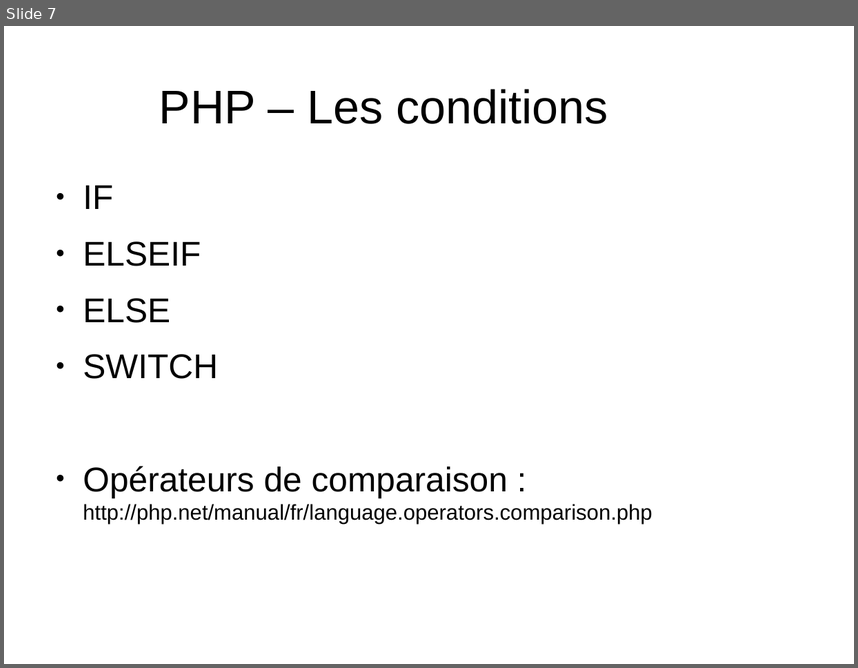
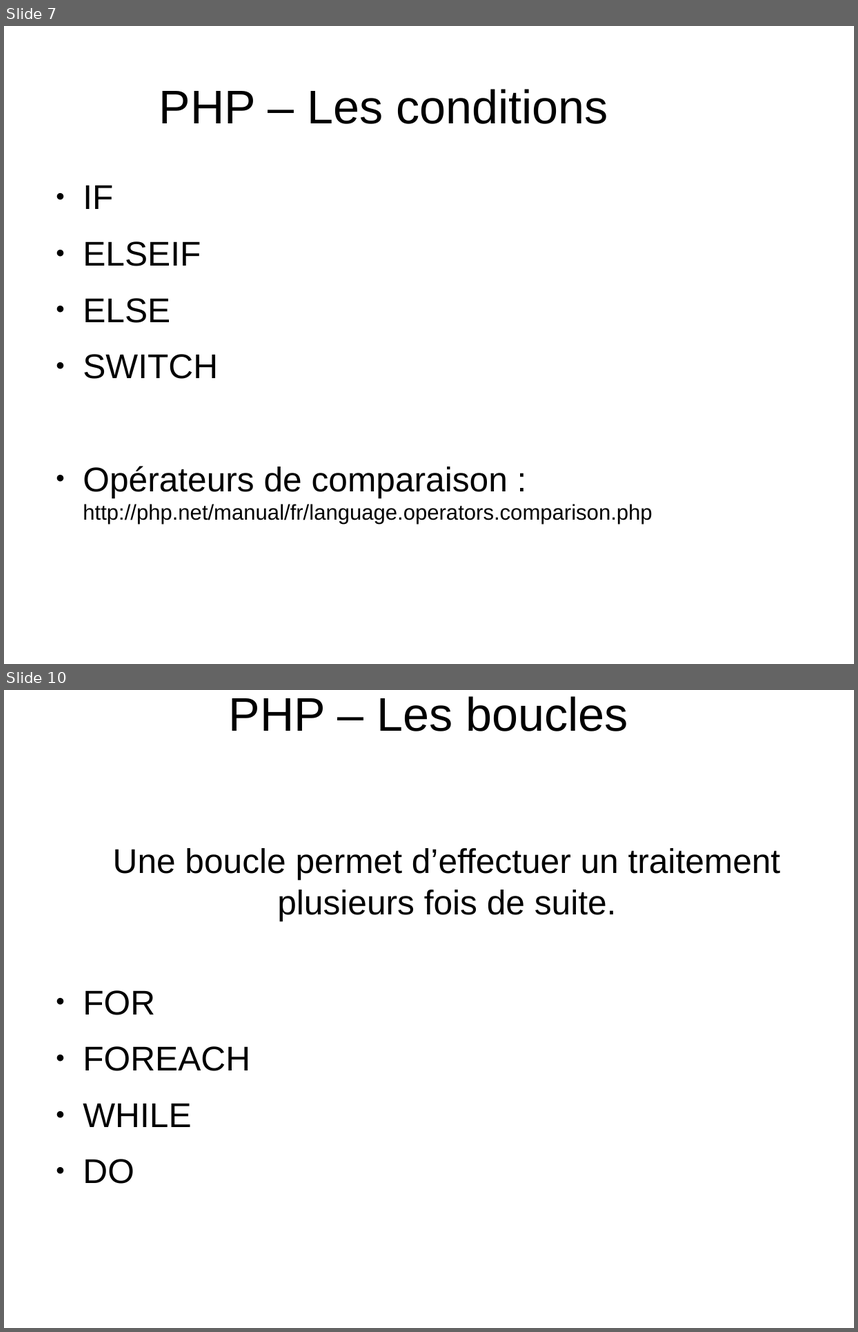
Before and after one commit to NicoM88/formation, a slide deck: PHP/formation.odp. Shown one above the other, each under a label of ours: slide 7 before the commit, slides 7 and 10 after it; the slides between them are not shown. The pictures are 858x668 and 858x1332 pixels, drawn with LibreOffice and Linux fonts; fonts in the diff are those of the drawing. Boxes give left, top, right and bottom in pixels: in the first picture for what was removed or moved away, otherwise in the second. Text is boxed around its words. In the diff, an @@ line names an element or a change of style, - is before the commit and + after.

Commit message:
boucles

```diff
--- a/PHP/formation.odp
+++ b/PHP/formation.odp
@@ slide 10 added at [4,690,854,1328], background #FFFFFF @@
@@ title added at [229,696,628,731], 44 pt, text #000000 @@
+PHP – Les boucles
@@ text added at [83,848,781,1183], 32 pt, text #000000 @@
+Une boucle permet d’effectuer un traitement plusieurs fois de suite.
+● FOR
+● FOREACH
+● WHILE
+● DO
```
Also in this commit, not shown: 1 slide changed, 5 other slides added, 5 other files.
